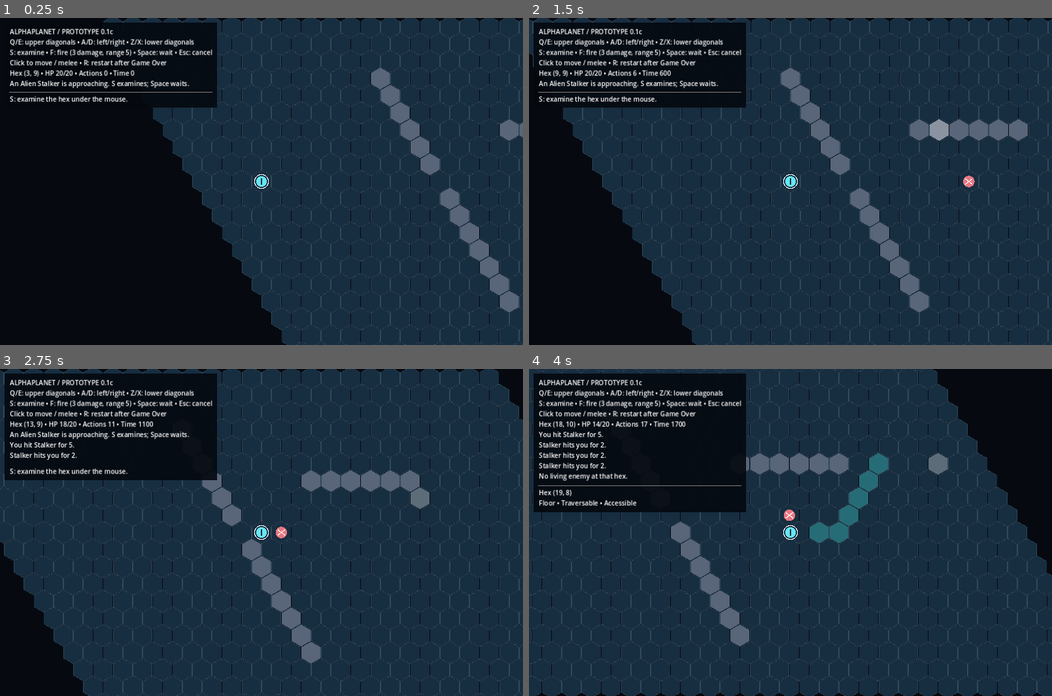
Above: before the commit, frames 1-4 (two rows, left to right).
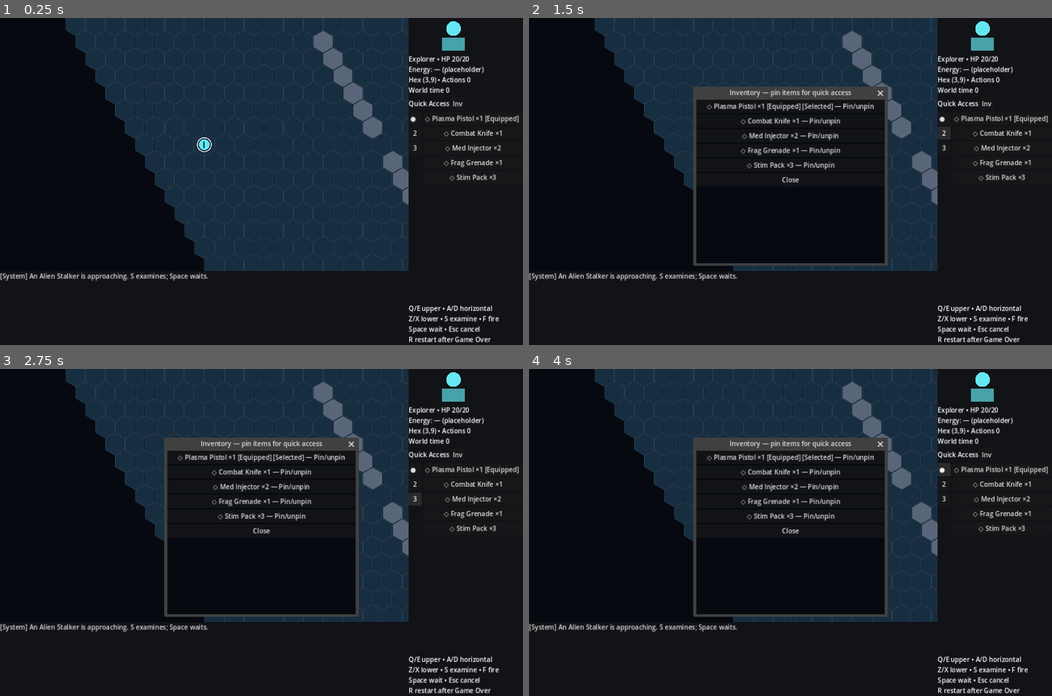
Above: after the commit, the same moments.

Repository: jcklemme/alphaplanet
Game: Godot game, scene res://scenes/main.tscn
The game is run twice, just before and just after one commit, with the same random seed, the same clock (stepped at 60 frames per second) and the same inputs.
Inputs (mouse positions are in pixels of both pictures, inside the frame that each line leads up to):
- Up to frame 1 (0.25 s): no input
- Up to frame 2 (1.5 s): click (989, 103) at 0.5 s, where only the run after the commit has a clickable "Inventory"; click (942, 132) at 1.25 s, where only the run after the commit has a clickable "2"
- Up to frame 3 (2.75 s): click (413, 499) at 2 s, where only the run after the commit has a clickable "3"
- Up to frame 4 (4 s): tap Enter at 2.75 s; move the mouse to (905, 516) at 2.77 s; hold X (move_lower_right) 2.78-3.5 s; hold S (examine) 2.78-3.5 s; click (905, 516) at 2.92 s; tap F (fire) at 3.05 s; click (942, 470) at 3.5 s, where only the run after the commit has a clickable "● 1"

The runs differ from the first frame. In frame 1, 44% of the frame differs, in the area x 0-100%, y 0-100%; in frame 2, 70%; in frame 3, 77%; in frame 4, 72%.

Commit message:
Add Prototype 3 persistent UI and 3d6 combat foundation

Diff:
--- /dev/null
+++ b/data/character_state.gd
@@ -0,0 +1,40 @@
+class_name CharacterState
+extends RefCounted
+signal changed
+var name := "Explorer"
+var skills := {"ranged": 12, "melee": 11}
+var anatomy: Array[Dictionary] = []
+var appearance := {"body_parts": [], "equipment": [], "layers": [{"id": "body", "color": Color("65e7f1")}]}
+var items := {
+	"pistol": {"name": "Plasma Pistol", "quantity": 1, "skill": "ranged"},
+	"knife": {"name": "Combat Knife", "quantity": 1, "skill": "melee"},
+	"med": {"name": "Med Injector", "quantity": 2},
+	"frag": {"name": "Frag Grenade", "quantity": 1},
+	"stim": {"name": "Stim Pack", "quantity": 3}}
+var pinned: Array[String] = []
+var selected := "pistol"
+var groups: Array[Dictionary] = [{"id": "1", "equipped": ["pistol"]}, {"id": "2", "equipped": ["knife"]}, {"id": "3", "equipped": []}]
+var active_group := 0
+func _init() -> void:
+	for id in ["head", "torso", "left_arm", "right_arm", "left_leg", "right_leg"]:
+		anatomy.append({"id": id, "condition": 1.0, "injuries": [], "armor": [], "replacement": "", "mutations": [], "impairment": 0.0})
+func equipped() -> Array:
+	return groups[active_group].equipped
+func activate(index: int) -> void:
+	if index >= 0 and index < groups.size():
+		active_group = index
+		changed.emit()
+func toggle_pin(id: String) -> void:
+	if not items.has(id):
+		return
+	if pinned.has(id):
+		pinned.erase(id)
+	else:
+		pinned.append(id)
+	changed.emit()
+func ordered_items() -> Array:
+	var result: Array = pinned.duplicate()
+	for id in items:
+		if not result.has(id):
+			result.append(id)
+	return result
--- a/entities/player.gd
+++ b/entities/player.gd
@@ -4,6 +4,7 @@
 signal action_committed(origin: Vector2i, destination: Vector2i, cost: int)
 var hex := Vector2i(3, 9)
 var moving := false
+var state := CharacterState.new()
 var max_health := 20
 var health := 20
 var melee_damage := 5
--- a/entities/stalker.gd
+++ b/entities/stalker.gd
@@ -1,5 +1,7 @@
 class_name AlienStalker
 extends Node2D
+var anatomy = CharacterState.new().anatomy
+var combat_skill := 10
 var hex := Vector2i(21, 12)
 var max_health := 7
 var health := 7
--- a/project.godot
+++ b/project.godot
@@ -1,7 +1,7 @@
 config_version=5
 
 [application]
-config/name="AlphaPlanet — Prototype 0.1c"
+config/name="AlphaPlanet — Prototype 3"
 run/main_scene="res://scenes/main.tscn"
 
 [display]
--- a/tests/combat_tests.gd
+++ b/tests/combat_tests.gd
@@ -17,6 +17,7 @@
 func run() -> void:
 	var game = load("res://scenes/main.tscn").instantiate()
 	root.add_child(game)
+	game.die = func(): return 2
 	await process_frame
 	var origin: Vector2i = game.player.hex
 	var enemy = game.enemies[0]
@@ -68,6 +69,7 @@
 	game.free()
 	game = load("res://scenes/main.tscn").instantiate()
 	root.add_child(game)
+	game.die = func(): return 2
 	enemy = game.enemies[0]
 	game.grid.occupants.erase(enemy.hex)
 	enemy.hex = game.player.hex + Vector2i(1,0)
--- /dev/null
+++ b/tests/prototype3_tests.gd
@@ -0,0 +1,69 @@
+extends SceneTree
+var failures := 0
+var checks := 0
+func check(ok: bool, description: String) -> void:
+	checks += 1
+	if not ok:
+		failures += 1
+		push_error(description)
+func _init() -> void:
+	call_deferred("run")
+func run() -> void:
+	for i in 500:
+		var result = SkillCheck.roll(12)
+		check(result.total >= 3 and result.total <= 18 and result.dice.size() == 3, "3d6 range")
+	var result = SkillCheck.roll(12, {"range": -3}, func(): return 3)
+	check(result.success and result.margin == 0 and result.effective_skill == 9 and result.modifiers.range == -3, "Modifiers and equality")
+	check(SkillCheck.roll(1, {}, func(): return 1).effective_skill == 1, "No low clamp")
+	check(SkillCheck.roll(22, {}, func(): return 6).margin == 4, "No high clamp")
+	var state = CharacterState.new()
+	state.toggle_pin("stim")
+	check(state.ordered_items()[0] == "stim", "Pinned first")
+	state.toggle_pin("stim")
+	check(state.ordered_items()[0] == "pistol", "Unpin restores ordering")
+	state.activate(1)
+	check(state.equipped() == ["knife"], "Group changes equipment")
+	state.activate(2)
+	check(state.equipped().is_empty(), "Unarmed group")
+	state.anatomy.append({"id": "tail"})
+	check(state.anatomy.size() == 7 and CharacterState.new().anatomy.size() == 6, "Independent extensible anatomy")
+	var game = load("res://scenes/main.tscn").instantiate()
+	root.add_child(game)
+	await process_frame
+	var enemy = game.enemies[0]
+	game.grid.occupants.erase(enemy.hex)
+	enemy.hex = game.player.hex + Vector2i(1, 0)
+	game.grid.occupants[enemy.hex] = enemy
+	game.die = func(): return 6
+	game.attempt_step(enemy.hex)
+	check(enemy.health == 7 and game.player.health == 20 and game.scheduler.world_time == 100, "Failed player and enemy attacks deal no damage but consume turn")
+	game.die = func(): return 2
+	game.attempt_step(enemy.hex)
+	check(enemy.health == 2 and game.player.health == 18, "Successful attacks apply damage once")
+	game.attempt_step(enemy.hex)
+	check(game.enemies.is_empty() and game.scheduler.due.is_empty() and game.player.health == 18, "Dead enemy cannot retaliate")
+	var event = InputEventKey.new()
+	event.physical_keycode = KEY_D
+	event.pressed = true
+	var before: Vector2i = game.player.hex
+	game.hud.open_inventory()
+	game._unhandled_input(event)
+	check(game.player.hex == before and game.hud.modal_active, "Modal blocks keyboard")
+	game.hud.close_inventory()
+	game._unhandled_input(event)
+	check(game.player.hex == before + Vector2i(1,0), "Closing modal restores gameplay")
+	await create_timer(0.15).timeout
+	for size in [Vector2i(1280,800), Vector2i(1000,700), Vector2i(1600,900)]:
+		root.content_scale_size = size
+		game.hud.layout()
+		await process_frame
+		var target: Vector2i = game.player.hex + Vector2i(1,1)
+		game.pointer_position = game.board.get_global_transform_with_canvas() * HexMath.to_world(target, HexBoard.SIZE)
+		check(game.hovered_hex() == target and not game.hud.pointer_over_ui(game.pointer_position), "Resized map targeting")
+		check(game.hud.bottom.position.y == game.hud.map_size.y and game.hud.sidebar.position.x == game.hud.map_size.x, "Non-overlapping layout")
+	for i in 350:
+		game.event_log.append(str(i), "System")
+	check(game.event_log.entries.size() == 300 and game.event_log.entries.back().text == "349", "Bounded chronological log")
+	game.free()
+	print("Prototype 3 checks: %d; failures: %d" % [checks, failures])
+	quit(0 if failures == 0 else 1)
--- a/tests/ranged_tests.gd
+++ b/tests/ranged_tests.gd
@@ -21,6 +21,7 @@
 func run() -> void:
 	var game = load("res://scenes/main.tscn").instantiate()
 	root.add_child(game)
+	game.die = func(): return 2
 	await process_frame
 	var enemy = game.enemies[0]
 	var origin: Vector2i = game.player.hex
@@ -30,7 +31,7 @@
 	# Camera-aware mouse position away from the HUD.
 	var mouse_world = HexMath.to_world(origin + Vector2i(1,1), HexBoard.SIZE)
 	var motion = InputEventMouseMotion.new()
-	motion.position = game.get_global_transform_with_canvas() * mouse_world
+	motion.position = game.board.get_global_transform_with_canvas() * mouse_world
 	root.push_input(motion, true)
 	game._input(motion)
 	await process_frame
@@ -68,12 +69,12 @@
 	game.inspected_hex = target
 	check(game.fire_at(target), "Lethal shot succeeds")
 	check(game.enemies.is_empty() and not game.grid.occupants.has(target) and game.scheduler.due.is_empty(), "Ranged kill removes living entity/occupancy/schedule")
-	check(game.hud.inspection.text.contains("Floor") and not game.hud.inspection.text.contains("Stalker"), "Dead inspection refreshed immediately")
+	check(game.hud.inspection.text.contains("Floor") and game.hud.inspection.text.contains("remains"), "Dead inspection refreshed immediately")
 	await create_timer(0.2).timeout
 	check(not game.fire_at(target) and game.scheduler.world_time == 240, "Former enemy tile is not a target")
 	# Mouse click route and hover are still camera-aware.
 	mouse_world = HexMath.to_world(origin + Vector2i(1,1), HexBoard.SIZE)
-	motion.position = game.get_global_transform_with_canvas() * mouse_world
+	motion.position = game.board.get_global_transform_with_canvas() * mouse_world
 	root.push_input(motion, true)
 	game._input(motion)
 	await process_frame
--- a/ui/hud.gd
+++ b/ui/hud.gd
@@ -1,34 +1,149 @@
 class_name PrototypeHUD
 extends CanvasLayer
+signal modal_opened
+var state: CharacterState
+var event_log: GameEventLog
 var label: Label
 var inspection: Label
-var panel: PanelContainer
+var sidebar: PanelContainer
+var bottom: PanelContainer
+var log_view: RichTextLabel
+var quick: VBoxContainer
+var group_column: VBoxContainer
+var modal: Window
+var modal_list: VBoxContainer
+var map_container: SubViewportContainer
+var map_view: SubViewport
+var modal_active := false
+var map_size := Vector2(1000, 620)
 
 func _ready() -> void:
-	panel = PanelContainer.new()
-	panel.position = Vector2(12, 12)
-	var style = StyleBoxFlat.new()
-	style.bg_color = Color(0.02, 0.035, 0.06, 0.92)
-	style.content_margin_left = 12
-	style.content_margin_right = 12
-	style.content_margin_top = 10
-	style.content_margin_bottom = 10
-	panel.add_theme_stylebox_override("panel", style)
-	add_child(panel)
+	map_container = SubViewportContainer.new()
+	map_container.stretch = true
+	map_container.mouse_filter = Control.MOUSE_FILTER_IGNORE
+	add_child(map_container)
+	map_view = SubViewport.new()
+	map_view.handle_input_locally = false
+	map_view.render_target_update_mode = SubViewport.UPDATE_ALWAYS
+	map_container.add_child(map_view)
+	sidebar = PanelContainer.new()
+	add_child(sidebar)
 	var column = VBoxContainer.new()
-	panel.add_child(column)
+	sidebar.add_child(column)
+	var portrait = CharacterPortrait.new()
+	portrait.appearance = state.appearance
+	portrait.custom_minimum_size = Vector2(240, 85)
+	column.add_child(portrait)
 	label = Label.new()
 	column.add_child(label)
+	var header = HBoxContainer.new()
+	column.add_child(header)
+	var title = Label.new()
+	title.text = "Quick Access"
+	header.add_child(title)
+	button(header, "Inventory", open_inventory)
+	var row = HBoxContainer.new()
+	row.size_flags_vertical = Control.SIZE_EXPAND_FILL
+	column.add_child(row)
+	group_column = VBoxContainer.new()
+	row.add_child(group_column)
+	var scroll = ScrollContainer.new()
+	scroll.size_flags_horizontal = Control.SIZE_EXPAND_FILL
+	row.add_child(scroll)
+	quick = VBoxContainer.new()
+	quick.size_flags_horizontal = Control.SIZE_EXPAND_FILL
+	scroll.add_child(quick)
 	inspection = Label.new()
-	inspection.text = "S: examine the hex under the mouse."
-	column.add_child(HSeparator.new())
+	inspection.autowrap_mode = TextServer.AUTOWRAP_WORD_SMART
+	inspection.custom_minimum_size.y = 80
 	column.add_child(inspection)
+	var controls = Label.new()
+	controls.text = "Q/E upper • A/D horizontal\nZ/X lower • S examine • F fire\nSpace wait • Esc cancel\nR restart after Game Over"
+	column.add_child(controls)
+	bottom = PanelContainer.new()
+	add_child(bottom)
+	log_view = RichTextLabel.new()
+	log_view.bbcode_enabled = true
+	log_view.scroll_following = true
+	bottom.add_child(log_view)
+	modal = Window.new()
+	modal.title = "Inventory — pin items for quick access"
+	modal.size = Vector2i(460, 400)
+	modal.exclusive = true
+	modal.visible = false
+	modal.transient = true
+	add_child(modal)
+	modal_list = VBoxContainer.new()
+	modal_list.set_anchors_and_offsets_preset(Control.PRESET_FULL_RECT)
+	modal.add_child(modal_list)
+	modal.close_requested.connect(close_inventory)
+	state.changed.connect(refresh_items)
+	event_log.changed.connect(refresh_log)
+	get_viewport().size_changed.connect(layout)
+	layout()
+	refresh_items()
+	refresh_log()
 
+func button(parent: Node, text: String, action: Callable) -> Button:
+	var result = Button.new()
+	result.text = text
+	result.clip_text = true
+	result.custom_minimum_size = Vector2(32, 32)
+	result.focus_mode = Control.FOCUS_NONE
+	result.pressed.connect(action)
+	parent.add_child(result)
+	return result
+func layout() -> void:
+	var size = get_viewport().get_visible_rect().size
+	var width = minf(280, size.x * 0.32)
+	var height = minf(180, size.y * 0.28)
+	map_size = Vector2(size.x-width, size.y-height)
+	map_container.size = map_size
+	sidebar.position = Vector2(map_size.x, 0)
+	sidebar.size = Vector2(width, size.y)
+	bottom.position = Vector2(0, map_size.y)
+	bottom.size = Vector2(map_size.x, height)
 func pointer_over_ui(position: Vector2) -> bool:
-	return panel.get_global_rect().has_point(position)
-
+	return modal_active or not Rect2(Vector2.ZERO, map_size).has_point(position)
+func clear_children(node: Node) -> void:
+	for child in node.get_children():
+		node.remove_child(child)
+		child.queue_free()
+func refresh_items() -> void:
+	clear_children(quick)
+	clear_children(group_column)
+	clear_children(modal_list)
+	for i in state.groups.size():
+		button(group_column, ("● " if i == state.active_group else "") + state.groups[i].id, func(): state.activate(i))
+	for id in state.ordered_items():
+		var item = state.items[id]
+		var text = ("★ " if state.pinned.has(id) else "◇ ") + item.name + " ×" + str(item.quantity)
+		if state.equipped().has(id):
+			text += " [Equipped]"
+		if state.selected == id:
+			text += " [Selected]"
+		button(quick, text, func(): state.selected = id; state.changed.emit())
+		button(modal_list, text + " — Pin/unpin", func(): state.toggle_pin(id))
+	button(modal_list, "Close", close_inventory)
+func open_inventory() -> void:
+	modal_active = true
+	modal_opened.emit()
+	modal.popup_centered()
+func close_inventory() -> void:
+	modal.hide()
+	modal_active = false
+func refresh_log() -> void:
+	var bar = log_view.get_v_scroll_bar()
+	var at_bottom = bar.value >= bar.max_value-bar.page-2
+	var old = bar.value
+	log_view.clear()
+	var colors = {"Combat": "9bd8ff", "Damage": "ffaaaa", "Examination": "d6b5ff", "Movement": "aaccbb", "Items": "ffe0a0", "System": "dddddd"}
+	for entry in event_log.entries:
+		log_view.append_text("[color=%s][%s] %s[/color]\n" % [colors.get(entry.category, "white"), entry.category, entry.text])
+	log_view.scroll_following = at_bottom
+	if not at_bottom:
+		bar.set_deferred("value", old)
 func show_inspection(text: String) -> void:
 	inspection.text = text
-
-func update_status(hex: Vector2i, health: int, maximum: int, turns: int, time: int, message: String) -> void:
-	label.text = "ALPHAPLANET / PROTOTYPE 0.1c\nQ/E: upper diagonals • A/D: left/right • Z/X: lower diagonals\nS: examine • F: fire (3 damage, range 5) • Space: wait • Esc: cancel\nClick to move / melee • R: restart after Game Over\nHex (%d, %d) • HP %d/%d • Actions %d • Time %d\n%s" % [hex.x, hex.y, health, maximum, turns, time, message]
+func update_status(hex: Vector2i, health: int, maximum: int, turns: int, time: int, _message: String) -> void:
+	label.text = "%s • HP %d/%d\nEnergy: — (placeholder)\nHex (%d,%d) • Actions %d\nWorld time %d" % [state.name, health, maximum, hex.x, hex.y, turns, time]
--- /dev/null
+++ b/ui/portrait.gd
@@ -0,0 +1,7 @@
+class_name CharacterPortrait
+extends Control
+var appearance: Dictionary
+func _draw() -> void:
+	var color: Color = appearance.layers[0].color
+	draw_circle(Vector2(110, 26), 18, color)
+	draw_rect(Rect2(82, 48, 56, 32), color.darkened(0.3))
--- /dev/null
+++ b/world/event_log.gd
@@ -0,0 +1,10 @@
+class_name GameEventLog
+extends RefCounted
+signal changed
+const LIMIT := 300
+var entries: Array[Dictionary] = []
+func append(text: String, category := "System") -> void:
+	entries.append({"text": text, "category": category})
+	if entries.size() > LIMIT:
+		entries.pop_front()
+	changed.emit()
--- a/world/game.gd
+++ b/world/game.gd
@@ -8,6 +8,9 @@
 var route: Array[Vector2i] = []
 var actions := 0
 var events: Array[String] = []
+var event_log := GameEventLog.new()
+var die: Callable
+var world := Node2D.new()
 var game_over := false
 var shot_busy := false
 var pointer_position := Vector2.ZERO
@@ -20,9 +23,14 @@
 			grid.blocked[Vector2i(12, r)] = true
 	for q in range(17, 23):
 		grid.blocked[Vector2i(q, 6)] = true
+	hud.state = player.state
+	hud.event_log = event_log
+	add_child(hud)
+	hud.map_view.add_child(world)
+	hud.modal_opened.connect(func(): route.clear())
 	board.grid = grid
-	add_child(board)
-	add_child(player)
+	world.add_child(board)
+	world.add_child(player)
 	assert(grid.place(player, player.hex))
 	player.position = HexMath.to_world(player.hex, HexBoard.SIZE)
 	player.action_committed.connect(_on_action)
@@ -31,18 +39,21 @@
 	assert(not HexPathfinder.find_path(grid, player.hex, stalker.hex).is_empty())
 	assert(grid.place(stalker, stalker.hex))
 	enemies.append(stalker)
-	add_child(stalker)
+	world.add_child(stalker)
 	stalker.position = HexMath.to_world(stalker.hex, HexBoard.SIZE)
 	scheduler.register(stalker, stalker.action_interval)
-	add_child(hud)
 	log_event("An Alien Stalker is approaching. S examines; Space waits.")
 
-func log_event(text: String) -> void:
-	events.append(text)
-	if events.size() > 5:
-		events.pop_front()
+func log_event(text: String, category := "System") -> void:
+	event_log.append(text, category)
+
+func attack_check(skill: int, description: String) -> bool:
+	var result = SkillCheck.roll(skill, {}, die)
+	log_event("%s: %s = %d vs skill %d — %s by %d" % [description, str(result.dice), result.total, result.effective_skill, "Success" if result.success else "Failure", abs(result.margin)], "Combat")
+	return result.success
 
 func _on_action(_origin: Vector2i, _destination: Vector2i, cost: int) -> void:
+	log_event("You move to (%d, %d)." % [_destination.x, _destination.y], "Movement")
 	commit_action(cost)
 
 func commit_action(cost: int) -> void:
@@ -55,7 +66,8 @@
 		return false
 	var occupant = grid.occupants.get(target)
 	if occupant is AlienStalker and occupant.health > 0:
-		damage_enemy(occupant, player.melee_damage, "You hit Stalker")
+		if attack_check(player.state.skills.melee, "You attack Stalker in melee"):
+			damage_enemy(occupant, player.melee_damage, "You hit Stalker")
 		commit_action(TurnScheduler.MELEE_COST)
 		return true
 	if not grid.can_move(player, player.hex, target):
@@ -68,6 +80,8 @@
 	if enemy.health <= 0 or game_over:
 		return
 	if HexMath.distance(enemy.hex, player.hex) == 1:
+		if not attack_check(enemy.combat_skill, "Stalker attacks"):
+			return
 		player.health = maxi(0, player.health - enemy.melee_damage)
 		log_event("Stalker hits you for %d." % enemy.melee_damage)
 		if player.health == 0:
@@ -87,7 +101,7 @@
 
 func _process(_delta: float) -> void:
 	board.hover = hovered_hex()
-	if not game_over and not player.moving and not shot_busy and not route.is_empty():
+	if not hud.modal_active and not game_over and not player.moving and not shot_busy and not route.is_empty():
 		var next: Vector2i = route.pop_front()
 		if not attempt_step(next):
 			route.clear()
@@ -98,6 +112,8 @@
 		hud.show_inspection(HexInspection.describe(grid, inspected_hex))
 
 func _unhandled_input(event: InputEvent) -> void:
+	if hud.modal_active:
+		return
 	if event is InputEventKey and event.echo:
 		return
 	if game_over:
@@ -132,7 +148,7 @@
 			route = HexPathfinder.find_path(grid, player.hex, target)
 
 func hovered_hex() -> Vector2i:
-	return HexMath.from_world(get_global_transform_with_canvas().affine_inverse() * pointer_position, HexBoard.SIZE)
+	return HexMath.from_world(board.get_global_transform_with_canvas().affine_inverse() * pointer_position, HexBoard.SIZE)
 
 func examine_hover() -> void:
 	# Stop automatic route execution so examination never indirectly spends a turn.
@@ -142,11 +158,15 @@
 	inspected_hex = hovered_hex()
 	has_inspection = true
 	hud.show_inspection(HexInspection.describe(grid, inspected_hex))
+	log_event(HexInspection.describe(grid, inspected_hex), "Examination")
 
 func damage_enemy(enemy: AlienStalker, damage: int, description: String) -> void:
+	if enemy.health <= 0:
+		return
 	enemy.health = maxi(0, enemy.health - damage)
-	log_event("%s for %d." % [description, damage])
+	log_event("%s for %d." % [description, damage], "Damage")
 	if enemy.health == 0:
+		grid.remains[enemy.hex] = "Alien Stalker"
 		grid.occupants.erase(enemy.hex)
 		scheduler.unregister(enemy)
 		enemies.erase(enemy)
@@ -159,6 +179,9 @@
 	route.clear()
 	if game_over or player.moving or shot_busy:
 		return false
+	if not player.state.equipped().has("pistol"):
+		log_event("Equip the Plasma Pistol group to fire.", "Items")
+		return false
 	var reason = RangedTargeting.rejection(grid, player.hex, target)
 	if not reason.is_empty():
 		log_event(reason)
@@ -167,8 +190,9 @@
 	var beam = ShotBeam.new()
 	beam.position = player.position
 	beam.destination = HexMath.to_world(target, HexBoard.SIZE) - beam.position
-	add_child(beam)
-	damage_enemy(grid.occupants[target], RangedTargeting.DAMAGE, "Energy pistol hits Stalker")
+	world.add_child(beam)
+	if attack_check(player.state.skills[player.state.items.pistol.skill], "You fire the Plasma Pistol"):
+		damage_enemy(grid.occupants[target], RangedTargeting.DAMAGE, "Plasma Pistol hits Stalker")
 	commit_action(RangedTargeting.COST)
 	get_tree().create_timer(0.18).timeout.connect(func(): shot_busy = false)
 	return true
--- a/world/hex_grid.gd
+++ b/world/hex_grid.gd
@@ -4,6 +4,7 @@
 var width: int
 var height: int
 var blocked: Dictionary = {}
+var remains: Dictionary = {}
 var occupants: Dictionary = {}
 
 func _init(columns: int = 30, rows: int = 20) -> void:
--- a/world/hex_inspection.gd
+++ b/world/hex_inspection.gd
@@ -11,4 +11,4 @@
 		return "%s\nPlayer • HP %d/%d" % [heading, actor.health, actor.max_health]
 	if grid.blocked.has(hex):
 		return heading + "\nWall • Impassable"
-	return heading + "\nFloor • Traversable" + (" • Occupied" if actor != null else " • Accessible")
+	return heading + ("\nAlien Stalker remains (dead)" if grid.remains.has(hex) else "") + "\nFloor • Traversable" + (" • Occupied" if actor != null else " • Accessible")
--- /dev/null
+++ b/world/skill_check.gd
@@ -0,0 +1,14 @@
+class_name SkillCheck
+extends RefCounted
+static func roll(base: int, modifiers: Dictionary = {}, die: Callable = Callable()) -> Dictionary:
+	var dice: Array[int] = []
+	var total := 0
+	for i in 3:
+		var value: int = die.call() if die.is_valid() else randi_range(1, 6)
+		assert(value >= 1 and value <= 6)
+		dice.append(value)
+		total += value
+	var effective = base
+	for value in modifiers.values():
+		effective += int(value)
+	return {"dice": dice, "total": total, "base_skill": base, "modifiers": modifiers.duplicate(), "effective_skill": effective, "success": total <= effective, "margin": effective-total}
Not shown, added: data/character_state.gd.uid
Not shown, added: tests/prototype3_tests.gd.uid
Not shown, added: ui/portrait.gd.uid
Not shown, added: world/event_log.gd.uid
Not shown, added: world/skill_check.gd.uid
